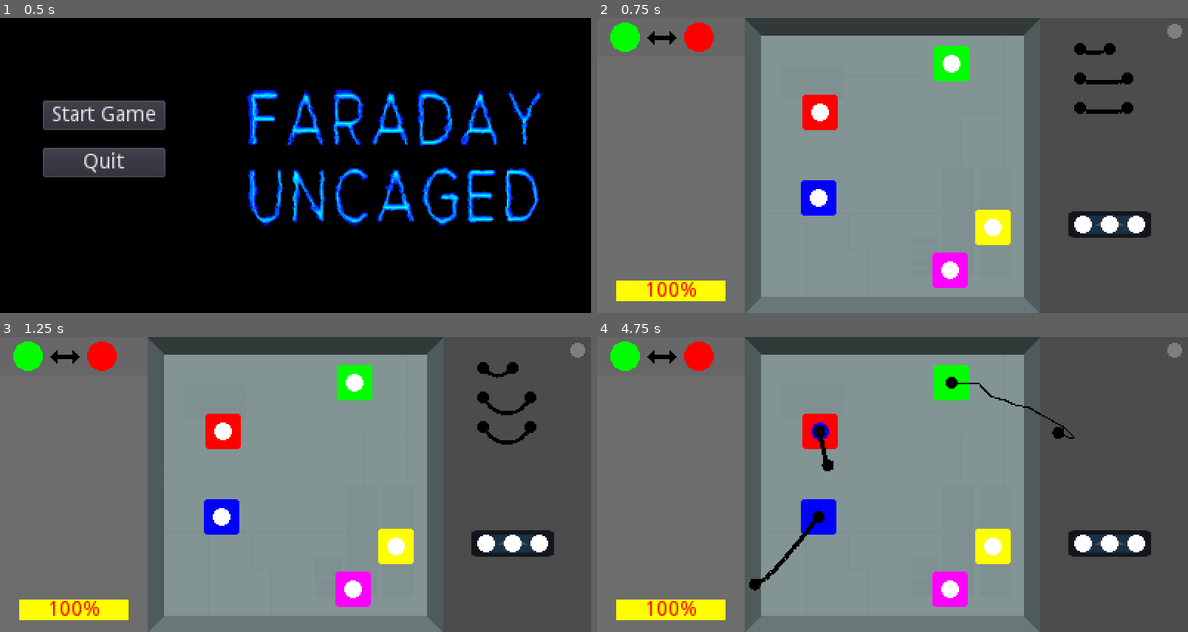
Above: before the commit, frames 1-4 (two rows, left to right).
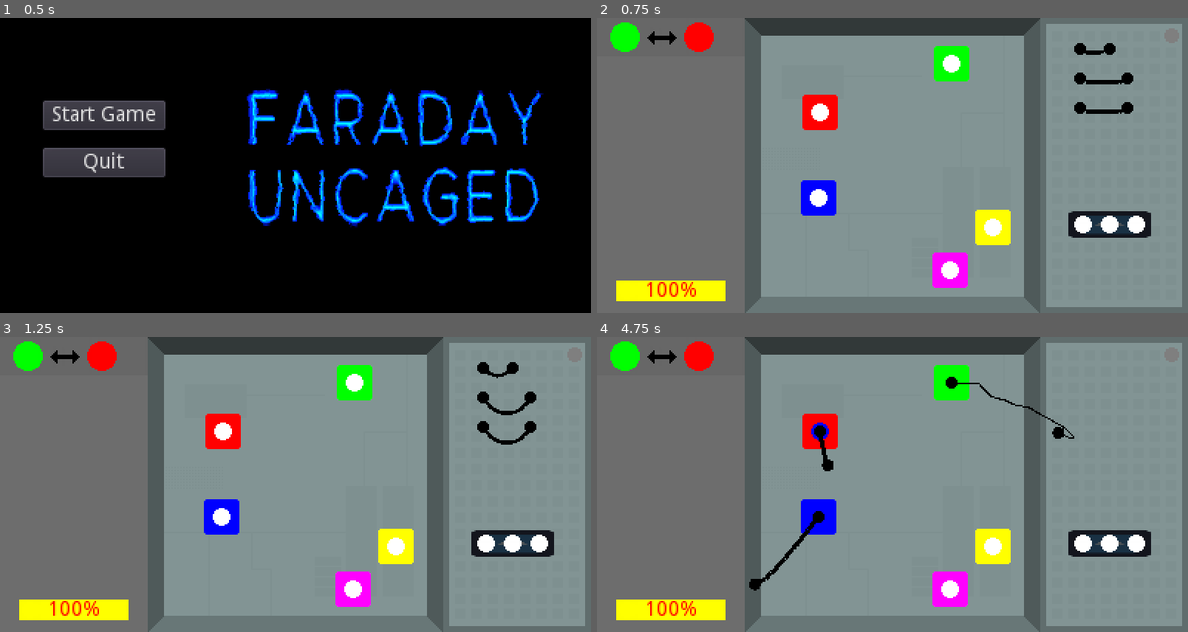
Above: after the commit, the same moments.

Repository: leogeier/faraday-uncaged
Game: Godot game, scene res://scenes/main/main.tscn
Two runs of this game, one before a commit and one after it. Both use one fixed random seed, a clock stepped at 60 frames per second and the inputs below. The engine's default icon, where the game draws it, is replaced by a stand-in: a white triangle on a blue panel in a dark square.
Inputs (mouse positions are in pixels of both pictures, inside the frame that each line leads up to):
- Up to frame 1 (0.5 s): no input
- Up to frame 2 (0.75 s): click "Start Game" at 0.5 s
- Up to frame 3 (1.25 s): no input
- Up to frame 4 (4.75 s): drag from (1081, 366) to (821, 431) at 1.27 s; drag from (792, 466) to (951, 384) at 2.02 s; move the mouse to (1081, 396) at 2.77 s; click (1081, 396) at 2.92 s; drag from (1111, 440) to (821, 516) at 3.52 s; drag from (1081, 425) to (951, 384) at 4.27 s

Frame 1 is identical in both runs. In frame 2, 23% of the frame differs, in the area x 75-100%, y 0-100%; in frame 3, 23%; in frame 4, 24%.

Commit message:
don't constrain hub by unplugged cable

Diff:
--- a/game/scenes/game/game.tscn
+++ b/game/scenes/game/game.tscn
@@ -259,7 +259,7 @@
 
 [node name="AlarmLight" parent="." instance=ExtResource( 9 )]
 modulate = Color( 0.333333, 0.333333, 0.333333, 1 )
-position = Vector2( 391, 9 )
+position = Vector2( 389, 12 )
 
 [node name="Explosion" type="AudioStreamPlayer" parent="."]
 stream = ExtResource( 11 )
--- a/game/scenes/hub/hub.gd
+++ b/game/scenes/hub/hub.gd
@@ -65,6 +65,9 @@
 			# repeat this process multiple times to approach a correct solution
 			for i in range(5):
 				for plug in get_connected_plugs():
+					if !plug.counterpart.is_plugging_in():
+						continue
+
 					var plug_desired_position = adjusted_desired_position + plug.global_position - global_position
 					if plug_desired_position.distance_to(plug.counterpart.global_position) > plug.cable_length:
 						var new_plug_desired_position = plug.counterpart.global_position + plug.counterpart.global_position.direction_to(plug_desired_position) * plug.cable_length
--- a/game/scenes/tool_box/tool_box.tscn
+++ b/game/scenes/tool_box/tool_box.tscn
@@ -1,12 +1,18 @@
-[gd_scene load_steps=3 format=2]
+[gd_scene load_steps=4 format=2]
 
 [ext_resource path="res://scenes/tool_box/tool_box.gd" type="Script" id=1]
+[ext_resource path="res://scenes/tool_box/toolbox_background.png" type="Texture" id=2]
 
 [sub_resource type="RectangleShape2D" id=1]
 extents = Vector2( 44, 100 )
 
 [node name="ToolBox" type="Node2D"]
 script = ExtResource( 1 )
+
+[node name="Background" type="Sprite" parent="."]
+modulate = Color( 0.513726, 0.584314, 0.584314, 1 )
+position = Vector2( 50, 100 )
+texture = ExtResource( 2 )
 
 [node name="Hubs" type="Node2D" parent="."]
 position = Vector2( 27, 140 )
Binary file added: game/scenes/tool_box/toolbox_background.png
Not shown, added: game/scenes/tool_box/toolbox_background.png.import
Not shown, added: assets/toolbox_background.xcf
